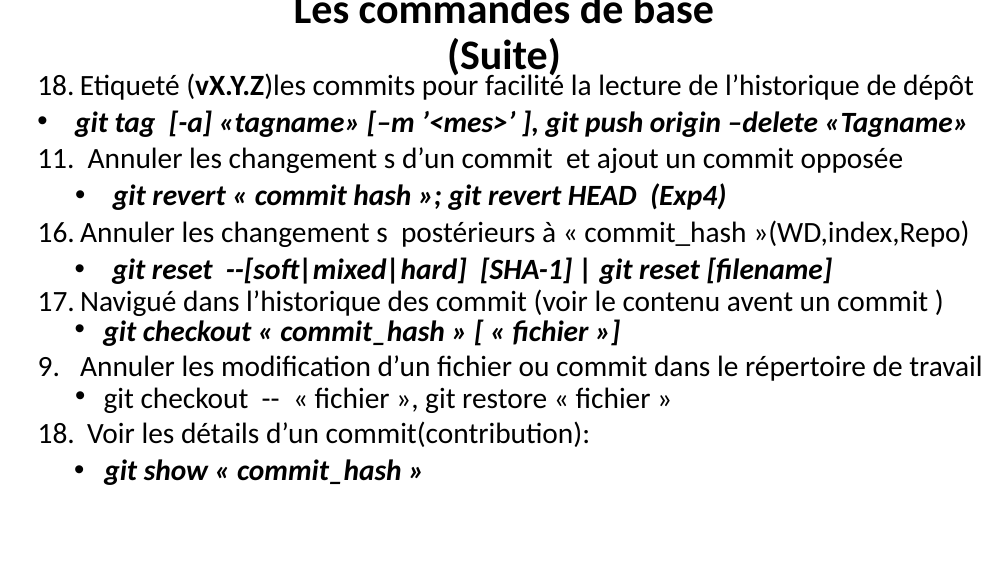
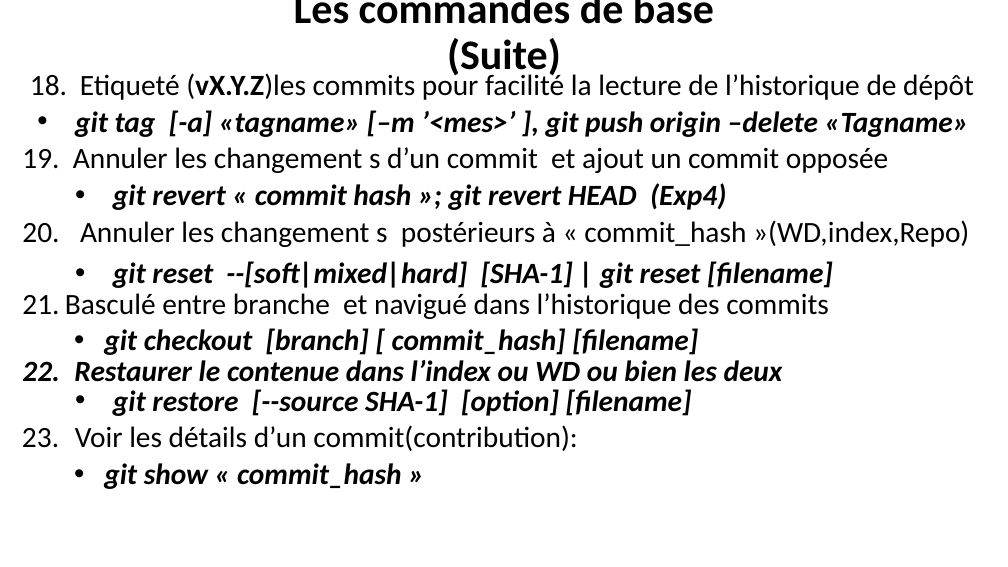
Before and after one commit to belakebiboussad/form, a slide deck: slide 11 of Formation Git.pptx. Drawn at 1008x567 pixels with LibreOffice and Linux fonts; fonts in the diff are those of the drawing. Boxes give left, top, right and bottom in pixels: in the first picture for what was removed or moved away, otherwise in the second. Text is boxed around its words. In the diff, an @@ line names an element or a change of style, - is before the commit and + after.

Commit message:
checkout

```diff
--- a/Formation Git.pptx
+++ b/Formation Git.pptx
@@ text at (73,70,974,451): indent changed; line spacing 0.9 to 1 @@
@@ text at (65,293,829,416): text changed; bold on; italic on @@
-  17. Navigué dans l’historique des commit (voir le contenu avent un commit )
-  • git checkout « commit_hash » [ « fichier »]
-  9. Annuler les modification d’un fichier ou commit dans le répertoire de travail
-  • git checkout -- « fichier », git restore « fichier »
+  21. Basculé entre branche et navigué dans l’historique des commits
+  • git checkout [branch] [ commit_hash] [filename]
+  22. Restaurer le contenue dans l’index ou WD ou bien les deux
+  • git restore [--source SHA-1] [option] [filename]
```
Also in this commit, not shown: 3 other slides changed, 2 slides added, 2 other files.
